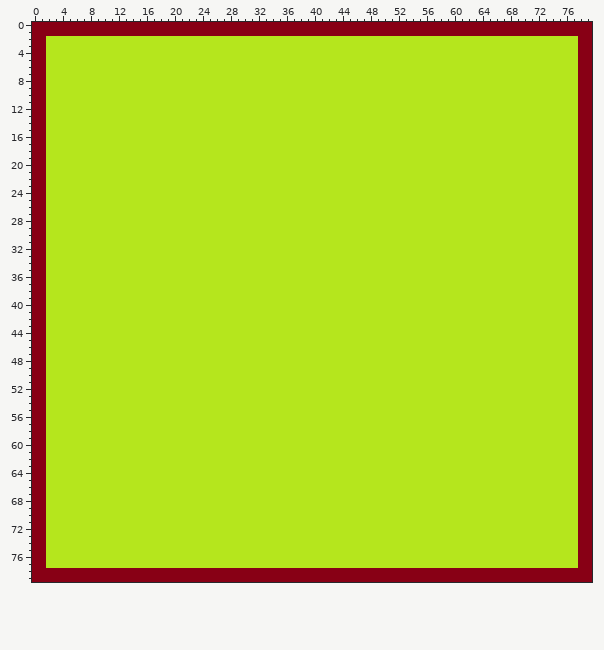
Sprite sheet -- ShootEmUp/res/Levels/Level2.png. The picture above is the old version.
The file is 80x80 pixels.
And afterwards:
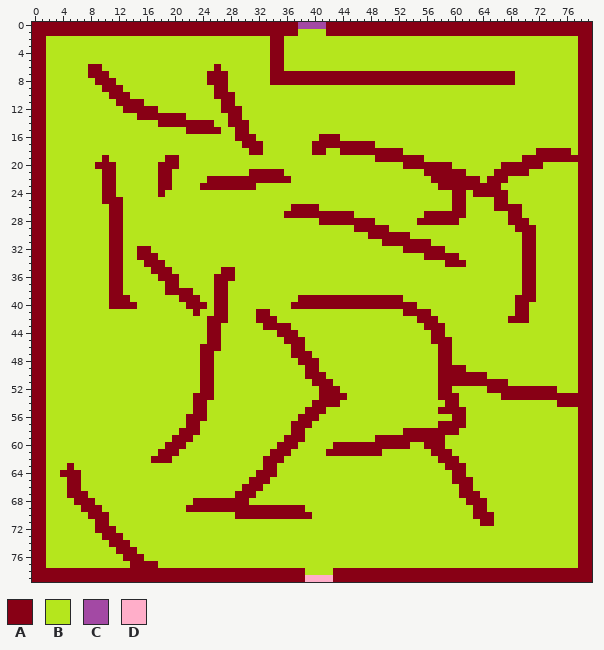
Palette (. is transparent): A #880015  B #b5e61d  C #a349a4  D #ffaec9
From old to new:
Changed rows in their new state; - is an unchanged pixel.
first column x 4:
 0 ----------------------------------CCCC------------------------------------
 1 ----------------------------------BBBB------------------------------------
 2 ------------------------------AA------------------------------------------
 3 ------------------------------AA------------------------------------------
 4 ------------------------------AA------------------------------------------
 5 ------------------------------AA------------------------------------------
 6 ----AA----------------A-------AA------------------------------------------
 7 ----AAA--------------AAA------AAAAAAAAAAAAAAAAAAAAAAAAAAAAAAAAAAA---------
 8 -----AAA-------------AAA------AAAAAAAAAAAAAAAAAAAAAAAAAAAAAAAAAAA---------
 9 ------AAA-------------AA--------------------------------------------------
10 -------AAA------------AAA-------------------------------------------------
11 --------AAAA-----------AA-------------------------------------------------
12 ---------AAAAA---------AAA------------------------------------------------
13 -----------AAAAAAA------AA------------------------------------------------
14 --------------AAAAAAAA--AAA-----------------------------------------------
15 ------------------AAAAA--AA-----------------------------------------------
16 -------------------------AAA---------AAA----------------------------------
17 --------------------------AAA-------AAAAAAAAA-----------------------------
18 ---------------------------AA-------AA--AAAAAAAAA-------------------AAAAA-
19 ------A--------AA----------------------------AAAAAAA--------------AAAAAAAA
20 -----AAA------AAA--------------------------------AAAAAAA-------AAAAAA-----
21 ------AA------AA-----------AAAAA--------------------AAAAAA----AAAAA-------
22 ------AA------AA-----AAAAAAAAAAAA--------------------AAAAAAA-AAA----------
23 ------AA------AA----AAAAAAAA--------------------------AAAAAAAAA-----------
24 ------AA------A-----------------------------------------AA-AAAAA----------
25 ------AAA-----------------------------------------------AA----AA----------
26 -------AA------------------------AAAA-------------------AA----AAAA--------
27 -------AA-----------------------AAAAAAAAAA----------AAAAAA------AA--------
28 -------AA----------------------------AAAAAAAA------AAAAAA-------AAA-------
29 -------AA---------------------------------AAAAA------------------AAA------
30 -------AA-----------------------------------AAAAAA----------------AA------
31 -------AA-------------------------------------AAAAAAA-------------AA------
32 -------AA--AA------------------------------------AAAAAA-----------AA------
33 -------AA--AAA--------------------------------------AAAAA---------AA------
34 -------AA---AAA----------------------------------------AAA--------AA------
35 -------AA----AAA-------AA-----------------------------------------AA------
36 -------AA-----AAA-----AAA-----------------------------------------AA------
37 -------AA------AA-----AA------------------------------------------AA------
38 -------AA------AAAA---AA------------------------------------------AA------
39 -------AAA-------AAA--AA----------AAAAAAAAAAAAAAA----------------AAA------
40 -------AAAA-------AAA-AA---------AAAAAAAAAAAAAAAAAA--------------AA-------
41 -------------------A--AA----AA-------------------AAAA------------AA-------
42 ---------------------AAA----AAA--------------------AAA----------AAA-------
43 ---------------------AA------AAAA-------------------AAA-------------------
44 ---------------------AA--------AAA-------------------AA-------------------
45 ---------------------AA---------AAA------------------AAA------------------
46 --------------------AAA----------AA-------------------AA------------------
47 --------------------AA-----------AAA------------------AA------------------
48 --------------------AA------------AAA-----------------AA------------------
49 --------------------AA-------------AA-----------------AAAA----------------
50 --------------------AA-------------AAA----------------AAAAAAA-------------
51 --------------------AA--------------AAA---------------AAAAAAAAAA----------
52 --------------------AA---------------AAA--------------AA-----AAAAAAAAAA---
53 -------------------AAA---------------AAAA-------------AAA------AAAAAAAAAAA
54 -------------------AA---------------AAAA---------------AA--------------AAA
55 -------------------AA--------------AAA----------------AAAA----------------
56 ------------------AAA-------------AAA-------------------AA----------------
57 ------------------AA-------------AAA------------------AAAA----------------
58 -----------------AAA-------------AA--------------AAAAAAAA-----------------
59 ----------------AAA-------------AAA----------AAAAAAAAAA-------------------
60 ---------------AAA-------------AAA-----AAAAAAAAAAA--AAA-------------------
61 --------------AAA-------------AAA-----AAAAAAAA-------AAA------------------
62 -------------AAA-------------AAA----------------------AAA-----------------
63 -A---------------------------AA------------------------AAA----------------
64 AAA-------------------------AAA-------------------------AA----------------
65 -AA------------------------AAA--------------------------AAA---------------
66 -AA-----------------------AAA----------------------------AA---------------
67 -AAA---------------------AAA-----------------------------AAA--------------
68 --AAA--------------AAAAAAAA-------------------------------AAA-------------
69 ---AAA------------AAAAAAAAAAAAAAAAA------------------------AA-------------
70 ----AAA------------------AAAAAAAAAAA-----------------------AAA------------
71 -----AA-----------------------------------------------------AA------------
72 -----AAA------------------------------------------------------------------
73 ------AAA-----------------------------------------------------------------
74 -------AAA----------------------------------------------------------------
75 --------AAA---------------------------------------------------------------
76 ---------AAA--------------------------------------------------------------
77 ----------AAAA------------------------------------------------------------
78 -----------------------------------BBBB-----------------------------------
79 -----------------------------------DDDD-----------------------------------
Boxes around the changes in both pictures, in picture pixels (x1, y1, x2, y2):
changed: (60, 22, 578, 568)
changed: (305, 568, 333, 582)
